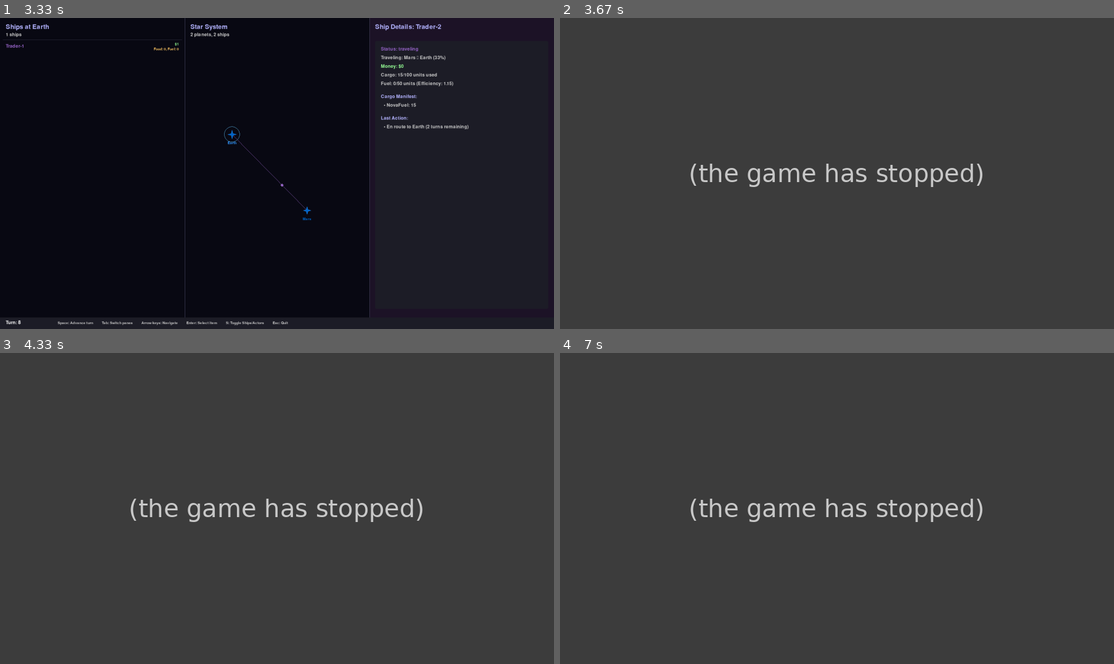
Above: before the commit, frames 1-4 (two rows, left to right).
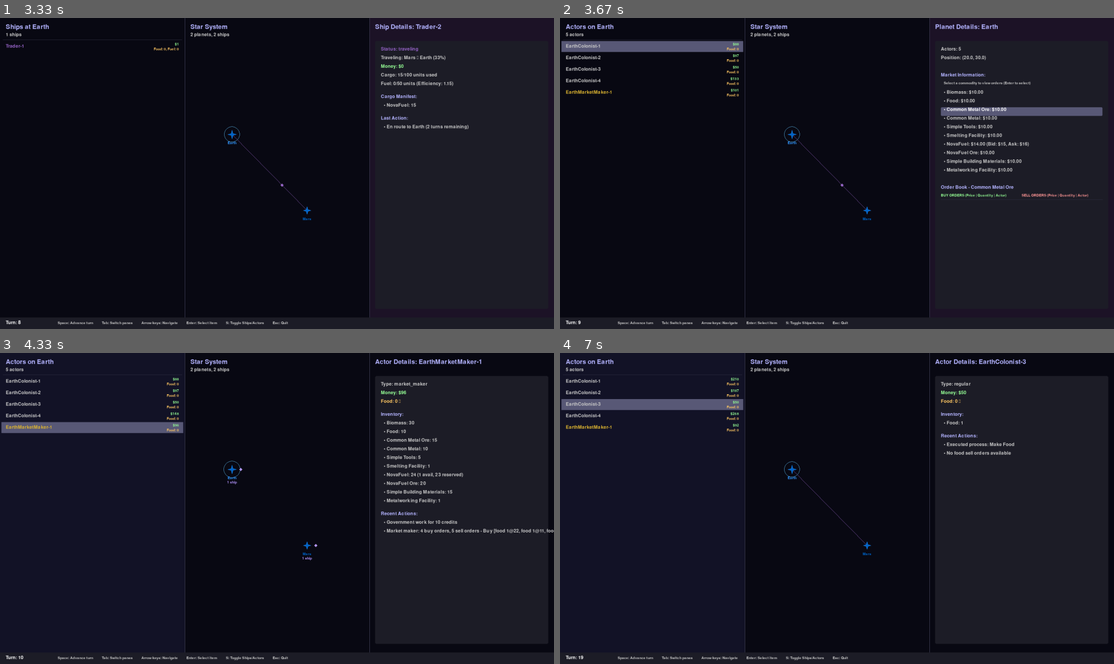
Above: after the commit, the same moments.

Repository: tcgarvin/spacesim2
Game: pygame game, started from spacesim2/__main__.py
The game is run twice, just before and just after one commit, with the same random seed, the same clock (stepped at 60 frames per second) and the same inputs.
Inputs:
- Up to frame 1 (3.33 s): click "EarthColonist-1" at 0.38 s; hold Right 0.67-1.13 s; tap Space at 0.73, 1.03, 1.57, 2.23, 2.53, 2.73, 3.03, 3.3 s; tap S at 0.82 s; click "Trader-2" at 1.22 s; hold Up 1.5-1.8 s; click "Money: $325" at 1.88 s; hold Right 2.17-2.63 s; hold Down 2.67-3.2 s; hold Down from 3.23 s (still down)
- Up to frame 2 (3.67 s): tap S at 3.38 s; release Down at 3.53 s; hold Right from 3.57 s (still down); tap Space at 3.63 s
- Up to frame 3 (4.33 s): tap Space at 3.93 s; release Right at 3.97 s; click "EarthMarketMaker-1" at 4.05 s
- Up to frame 4 (7 s): hold Up 4.33-4.7 s; tap Space at 4.4, 4.8, 5.1, 5.47, 5.87, 6.17, 6.37, 6.67, 6.87 s; tap S at 4.48, 5.95 s; hold Down 4.73-5.37 s; hold Down 5.4-5.77 s; hold Left 5.8-6.27 s; hold Left 6.3-6.77 s; hold Up from 6.8 s (still down)

Frame 1 is identical in both runs. In frame 2, 99% of the frame differs, in the area x 0-100%, y 0-100%; in frame 3, 99%; in frame 4, 99%.
Error before the commit: AttributeError: 'CommodityDefinition' object has no attribute 'value' (detail_panel.py line ...; the game stopped at 3.38 s (later frames are placeholders)

Commit message:
Remove unnecessary hasattr checks for cleaner code
- Remove hasattr checks throughout UI components
- Fix value -> name references for CommodityDefinition objects in detail panel
- Assume all objects (ships, actors, etc.) have their expected attributes
- Make code more robust and readable by removing defensive programming patterns
- Fix the UI to display market information correctly

🤖 Generated with [Claude Code](https://claude.ai/code)

Co-Authored-By: Claude <noreply@anthropic.com>

Diff:
--- a/spacesim2/ui/components/actor_list.py
+++ b/spacesim2/ui/components/actor_list.py
@@ -208,13 +208,12 @@
 
             # Actor food status
             raw_food = None
-            if hasattr(actor, "inventory") and hasattr(actor.inventory, "commodities"):
-                for commodity in actor.inventory.commodities:
-                    if commodity.id == "raw_food":
-                        raw_food = commodity
-                        break
-
-            food_qty = actor.inventory.get_quantity(raw_food) if raw_food and hasattr(actor, "inventory") else 0
+            for commodity in actor.inventory.commodities:
+                if commodity.id == "raw_food":
+                    raw_food = commodity
+                    break
+
+            food_qty = actor.inventory.get_quantity(raw_food) if raw_food else 0
             food_text, food_rect = text_renderer.render_text(
                 f"Food: {food_qty}", "small", self.colors["text"]["food"]
             )
--- a/spacesim2/ui/components/detail_panel.py
+++ b/spacesim2/ui/components/detail_panel.py
@@ -265,11 +265,10 @@
 
         # Fuel capacity and efficiency
         fuel = None
-        if hasattr(ship, "cargo") and hasattr(ship.cargo, "commodities"):
-            for commodity in ship.cargo.commodities:
-                if commodity.id == "fuel":
-                    fuel = commodity
-                    break
+        for commodity in ship.cargo.commodities:
+            if commodity.id == "fuel":
+                fuel = commodity
+                break
 
         fuel_amount = ship.cargo.get_quantity(fuel) if fuel else 0
         fuel_text, fuel_rect = text_renderer.render_text(
@@ -291,16 +290,15 @@
 
         # List cargo items
         has_cargo = False
-        if hasattr(ship, "cargo") and hasattr(ship.cargo, "commodities"):
-            for commodity_id, quantity in ship.cargo.commodities.items():
-                if quantity > 0:
-                    has_cargo = True
-                    item_text, item_rect = text_renderer.render_text(
-                        f"• {commodity_id.name}: {quantity}", "normal", self.colors["text"]["normal"]
-                    )
-                    item_rect.topleft = (x + 10, y)
-                    self.screen.blit(item_text, item_rect)
-                    y += line_height
+        for commodity_id, quantity in ship.cargo.commodities.items():
+            if quantity > 0:
+                has_cargo = True
+                item_text, item_rect = text_renderer.render_text(
+                    f"• {commodity_id.name}: {quantity}", "normal", self.colors["text"]["normal"]
+                )
+                item_rect.topleft = (x + 10, y)
+                self.screen.blit(item_text, item_rect)
+                y += line_height
 
         if not has_cargo:
             empty_text, empty_rect = text_renderer.render_text(
@@ -320,7 +318,7 @@
         y += line_height
 
         # Display last action
-        if hasattr(ship, "last_action") and ship.last_action:
+        if ship.last_action:
             action_text, action_rect = text_renderer.render_text(
                 f"• {ship.last_action}", "normal", self.colors["text"]["normal"]
             )
@@ -354,14 +352,13 @@
 
         # Food status
         raw_food = None
-        if hasattr(actor, "inventory") and hasattr(actor.inventory, "commodities"):
-            for commodity in actor.inventory.commodities:
-                if commodity.id == "raw_food":
-                    raw_food = commodity
-                    break
-
-        food_qty = actor.inventory.get_quantity(raw_food) if raw_food and hasattr(actor, "inventory") else 0
-        food_status = "✓" if hasattr(actor, "food_consumed_this_turn") and actor.food_consumed_this_turn else "✗"
+        for commodity in actor.inventory.commodities:
+            if commodity.id == "raw_food":
+                raw_food = commodity
+                break
+
+        food_qty = actor.inventory.get_quantity(raw_food) if raw_food else 0
+        food_status = "✓" if actor.food_consumed_this_turn else "✗"
         food_text, food_rect = text_renderer.render_text(
             f"Food: {food_qty} {food_status}", "normal", self.colors["text"]["food"]
         )
@@ -379,30 +376,29 @@
         y += line_height
 
         # List inventory items
-        if hasattr(actor, "inventory") and hasattr(actor.inventory, "commodities"):
-            # Get combined inventory (available and reserved)
-            commodity_registry = self.simulation.commodity_registry if self.simulation else None
-            if commodity_registry:
-                for commodity in commodity_registry.all_commodities():
-                    quantity = actor.inventory.get_quantity(commodity)
-                    if quantity > 0:
-                        available = actor.inventory.get_available_quantity(commodity)
-                        reserved = actor.inventory.get_reserved_quantity(commodity)
-
-                        # Show total and breakdown if items are reserved
-                        if reserved > 0:
-                            item_text, item_rect = text_renderer.render_text(
-                                f"• {commodity.name}: {quantity} ({available} avail, {reserved} reserved)",
-                                "normal",
-                                self.colors["text"]["normal"]
-                            )
-                        else:
-                            item_text, item_rect = text_renderer.render_text(
-                                f"• {commodity.name}: {quantity}", "normal", self.colors["text"]["normal"]
-                            )
-                        item_rect.topleft = (x + 10, y)
-                        self.screen.blit(item_text, item_rect)
-                        y += line_height
+        # Get combined inventory (available and reserved)
+        commodity_registry = self.simulation.commodity_registry if self.simulation else None
+        if commodity_registry:
+            for commodity in commodity_registry.all_commodities():
+                quantity = actor.inventory.get_quantity(commodity)
+                if quantity > 0:
+                    available = actor.inventory.get_available_quantity(commodity)
+                    reserved = actor.inventory.get_reserved_quantity(commodity)
+
+                    # Show total and breakdown if items are reserved
+                    if reserved > 0:
+                        item_text, item_rect = text_renderer.render_text(
+                            f"• {commodity.name}: {quantity} ({available} avail, {reserved} reserved)",
+                            "normal",
+                            self.colors["text"]["normal"]
+                        )
+                    else:
+                        item_text, item_rect = text_renderer.render_text(
+                            f"• {commodity.name}: {quantity}", "normal", self.colors["text"]["normal"]
+                        )
+                    item_rect.topleft = (x + 10, y)
+                    self.screen.blit(item_text, item_rect)
+                    y += line_height
 
         # Last actions section
         y += line_height // 2
@@ -414,7 +410,7 @@
         y += line_height
 
         # Display last action
-        if hasattr(actor, "last_action") and actor.last_action:
+        if actor.last_action:
             action_text, action_rect = text_renderer.render_text(
                 f"• {actor.last_action}", "normal", self.colors["text"]["normal"]
             )
@@ -423,7 +419,7 @@
             y += line_height
 
         # Display last market action
-        if hasattr(actor, "last_market_action") and actor.last_market_action:
+        if actor.last_market_action:
             market_action_text, market_action_rect = text_renderer.render_text(
                 f"• {actor.last_market_action}", "normal", self.colors["text"]["normal"]
             )
@@ -523,7 +519,7 @@
 
         # Draw section headers
         orders_title, orders_title_rect = text_renderer.render_text(
-            f"Order Book - {commodity.value}", "normal", self.colors["text"]["header"]
+            f"Order Book - {commodity.name}", "normal", self.colors["text"]["header"]
         )
         orders_title_rect.topleft = (x, y)
         self.screen.blit(orders_title, orders_title_rect)
@@ -714,11 +710,10 @@
         for planet in simulation.planets:
             for actor in planet.actors:
                 total_money += actor.money
-                if hasattr(actor, "inventory") and hasattr(actor.inventory, "commodities"):
-                    for commodity in actor.inventory.commodities:
-                        if commodity.id == raw_food_id:
-                            total_food += actor.inventory.get_quantity(commodity)
-                            break
+                for commodity in actor.inventory.commodities:
+                    if commodity.id == raw_food_id:
+                        total_food += actor.inventory.get_quantity(commodity)
+                        break
 
         money_text, money_rect = text_renderer.render_text(
             f"• Total Money: ${total_money:,}", "normal", self.colors["text"]["money"]
--- a/spacesim2/ui/components/ship_list.py
+++ b/spacesim2/ui/components/ship_list.py
@@ -214,12 +214,11 @@
             # Ship cargo status
             raw_food = None
             fuel = None
-            if hasattr(ship, "cargo") and hasattr(ship.cargo, "commodities"):
-                for commodity in ship.cargo.commodities:
-                    if commodity.id == "raw_food":
-                        raw_food = commodity
-                    elif commodity.id == "fuel":
-                        fuel = commodity
+            for commodity in ship.cargo.commodities:
+                if commodity.id == "raw_food":
+                    raw_food = commodity
+                elif commodity.id == "fuel":
+                    fuel = commodity
 
             cargo_food = ship.cargo.get_quantity(raw_food) if raw_food else 0
             cargo_fuel = ship.cargo.get_quantity(fuel) if fuel else 0
